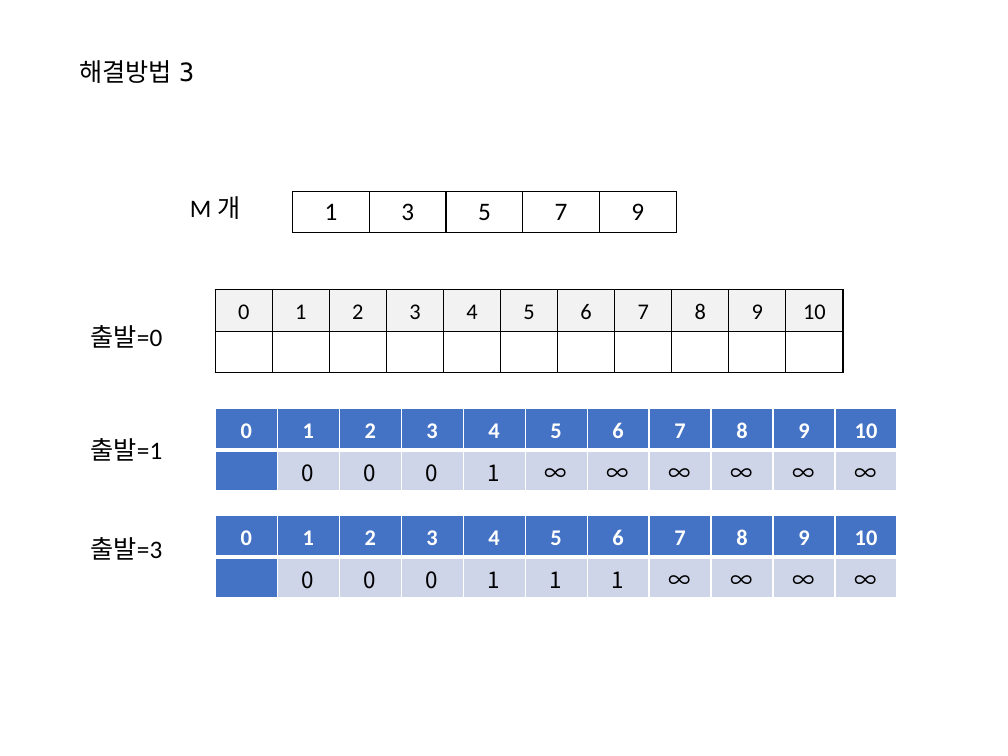
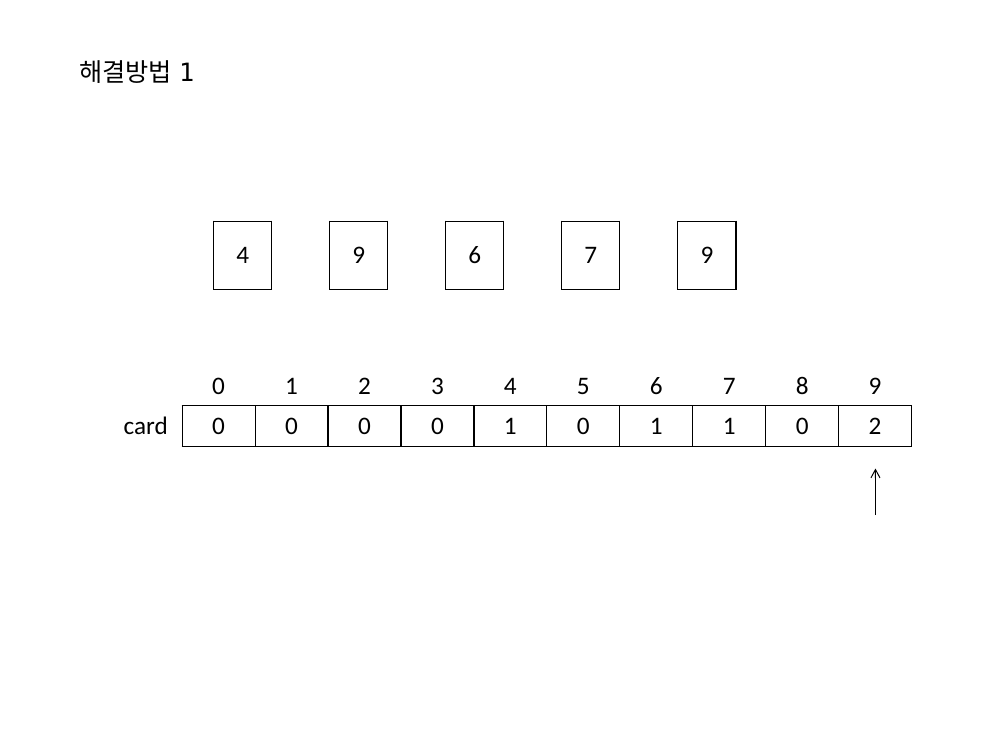
Before and after one commit to ssafydaily/marp-slide, a slide deck: slide 3 of algorithm/01_List1/images/01. List1 문제풀이.pptx (slide 18 before the commit). Drawn at 1008x756 pixels with LibreOffice and Linux fonts; fonts in the diff are those of the drawing. Boxes give left, top, right and bottom in pixels: in the first picture for what was removed or moved away, otherwise in the second. Text is boxed around its words. In the diff, an @@ line names an element or a change of style, - is before the commit and + after.

```diff
--- a/algorithm/01_List1/images/01. List1 문제풀이.pptx
+++ b/algorithm/01_List1/images/01. List1 문제풀이.pptx
@@ title at [79, 60, 194, 83]: text changed @@
-해결방법 3
+해결방법 1
@@ text removed at [190, 196, 240, 219] @@
-M 개
@@ table removed at [292, 192, 675, 323], 1 rows, 5 columns @@
-1 | 3 | 5 | 7 | 9
@@ table at [214, 222, 798, 290] @@
-0 | 1 | 2 | 3 | 4 | 5 | 6 | 7 | 8 | 9 | 10
- |  |  |  |  |  |  |  |  |  | 
+4 |  | 9 |  | 6 |  | 7 |  | 9 | 
@@ table: place and size @@
-table at [215, 290, 847, 442]
+table at [214, 222, 798, 290]
@@ text removed at [91, 325, 163, 348] @@
-출발=0
@@ table at [109, 365, 907, 447] @@
-row 1: 0 | 1 | 2 | 3 | 4 | 5 | 6 | 7 | 8 | 9 | 10
+row 1:  | 0 | 1 | 2 | 3 | 4 | 5 | 6 | 7 | 8 | 9
-row 2:  | 0 | 0 | 0 | 1 | ∞ | ∞ | ∞ | ∞ | ∞ | ∞
+row 2: card | 0 | 0 | 0 | 0 | 1 | 0 | 1 | 1 | 0 | 2
@@ fill #4472C4 to none in 12 cells @@
@@ fill #CFD5EA to none in 10 cells @@
@@ size 16 to 18 pt, font Noto Sans CJK KR to Calibri in "0", "0", "0" @@
@@ line spacing 1.07 to 1 @@
@@ borders changed @@
@@ table: place and size @@
-table at [215, 408, 902, 549]
+table at [109, 365, 907, 447]
@@ text removed at [91, 438, 163, 461] @@
-출발=1
@@ arrow added from (876, 515) to (876, 469), #000000 0.75 pt @@
@@ text removed at [91, 537, 163, 560] @@
-출발=3
@@ table removed at [215, 515, 902, 598], 2 rows, 11 columns @@
-0 | 1 | 2 | 3 | 4 | 5 | 6 | 7 | 8 | 9 | 10
- | 0 | 0 | 0 | 1 | 1 | 1 | ∞ | ∞ | ∞ | ∞
```
Also in this commit, not shown: 1 other slide changed, 3 slides added, 1 slide removed, 8 other files.
